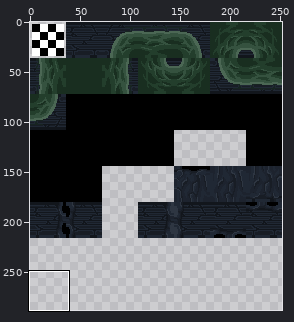
A sprite sheet gets an edit: tilesets/ts_floor2/output_tileset.png. The first picture is a wide view before the edit; the outline marks the close-up.
Close-up. Before the edit:
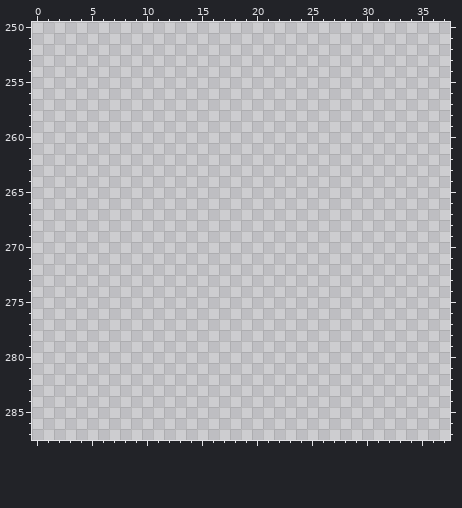
The file is 252x288 pixels. Colours within 5 levels of each other are drawn and written as one. Shown: x 0..37, y 250..287. The commit also changed other parts of the picture, which this record leaves out.
The result:
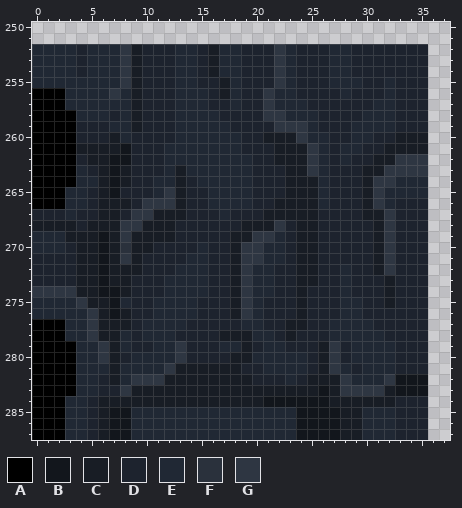
Palette (. is transparent): A #000000  B #12161c  C #181d25  D #1d232e  E #202834  F #2a313c  G #2e3642
Change:
Changed rows in their new state; - is an unchanged pixel.
first column x 0:
252 EEEEDEEEGCDDDEEDCEEDDDGEDDDEEDDDDDDD
253 EEEEDEEEGCDDDEEDCEEDDDGEDDDEEDDDDDDD
254 EEEEDEEEGCDDDEEDCEEDDDGEDDDEEDDDDDDD
255 EEEEEEEEGCDDDEEDDCEDDDGEDDDEEEDDEDDD
256 AAAEEEEGECDDDEEEDCEDDGEEDDDDEDDDEDDD
257 AAAEEEEEECDDDEEEDDEDDGEEEDDDDDDEEDDD
258 AAAAEEEDECDDDEEEEDDDDGGEEEDDDDEEEDDD
259 AAAADDDEECDDDEEEEEDDDDGGGEDDDEEEEDDD
260 AAAADDDCEDDDDEEEEEEDDCCCGEEDDEEDDCCC
261 AAAACCCCBDDDEEEEEEEDDDCCCGEDEEDDCCCC
262 AAAADCCBBDDDEEEEEEEEDDCCCGEDEDDCCGGG
263 AAAAEDCBCDDDECEEEEEEDDDCCGEDDDCCGGGG
264 AAAAEECBCDDEECDEEEEEDDDCCCEDDDCGGEEE
265 AAAEEDCBDDDEGCDDEEEEDDDCCCEDDDCGEEEE
266 AAAEEDCCCDGGGCDDEEEEDDCCCCEDDDCGEDDD
267 DDDEDDCCDGGCCCDDDEDDDCCCCCDDDDCCGDDD
268 CCCCDCCCGGCCCDDDDDDCCCGDCCDDDDDCGDDD
269 EEECCCBCGCCCCDDDDDCCGGEDCCDDDDDCGDDD
270 EEEDCCBCFCCDDDDEDDCGGEEDCCDDDDDCGDDD
271 DDDDCCBCGCDDDDEEDDCGGEEDCCDDDDDCGDDD
272 DDDDCCBCCCDDDEEEDDCGEEDDCCDDEDDCGDDD
273 DDDDCCBCCDDDEEEEDDCGEEDDCCDDEDDDCDDD
274 GGGGCCBBCDDDEEEEDDCGEEDDCDDDEDDDCDDD
275 EEEEGCCBEDDEEEEDDDCGEDDDCDDDEEDDCDDD
276 EEEEEGCBCDDEEEEDDDCGEDDDCDDDEEDDDDDD
277 AAAEEGCCCDEEEEDDDDDEEDDCCDDEEEEDDDDD
278 AAAEEGCCEDEEEDDDDCCCEEDCDDDEEEEEDDDD
279 AAAAEEGCEDDEEGDDDEECDEEDDDCGDEEEEDDD
280 AAAAEEGCDEEEEGDDDDCCEEEEEDCGDEEEEDDD
281 AAAAEEECEEEEGCCCCCCDDEEEEDCGEDEEEDDD
282 AAAAEEDCEGGGCCCCCCCCDDDEDCCCGEEEGBBB
283 AAAAEEDDGCCCCCCCCCCCCCCCCCBCGGGGCBBB
284 AAAEEDCCCCCCCCCCCCCCCBBBBBBCCCCCCDDD
285 AAAEEDCBBEEEEEEEEEEEEEEEBBBBCCEEEDDD
286 AAAEEDCBBEEEEEEEEEEEEEEEBBBBCCEEEDDD
287 AAAEEDCBBEEEEEEEEEEEEEEEBBBBCCEEEDDD
Boxes around the changes in both close-ups, in picture pixels (x1, y1, x2, y2):
added: (32, 44, 428, 440)
